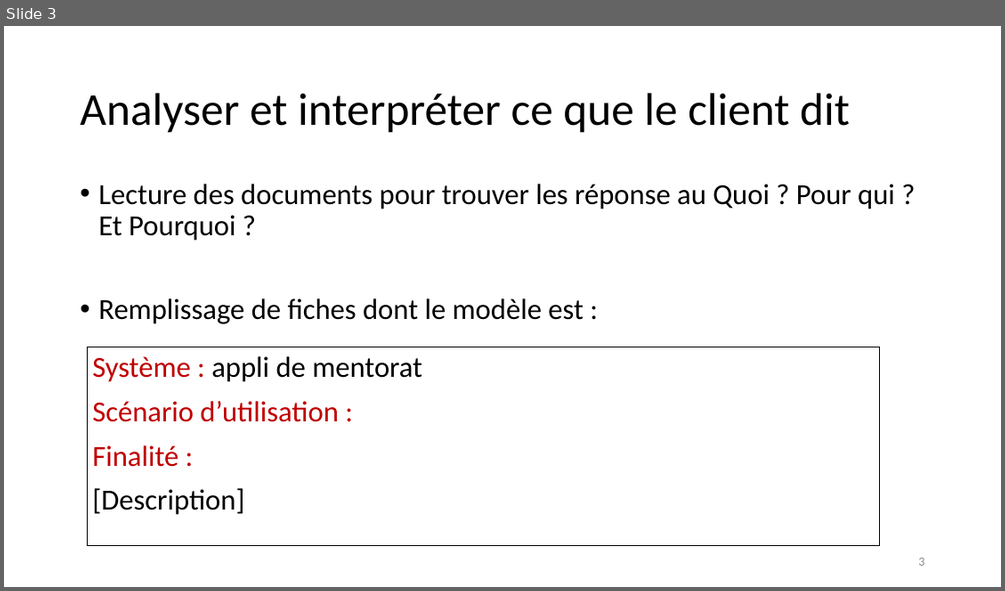
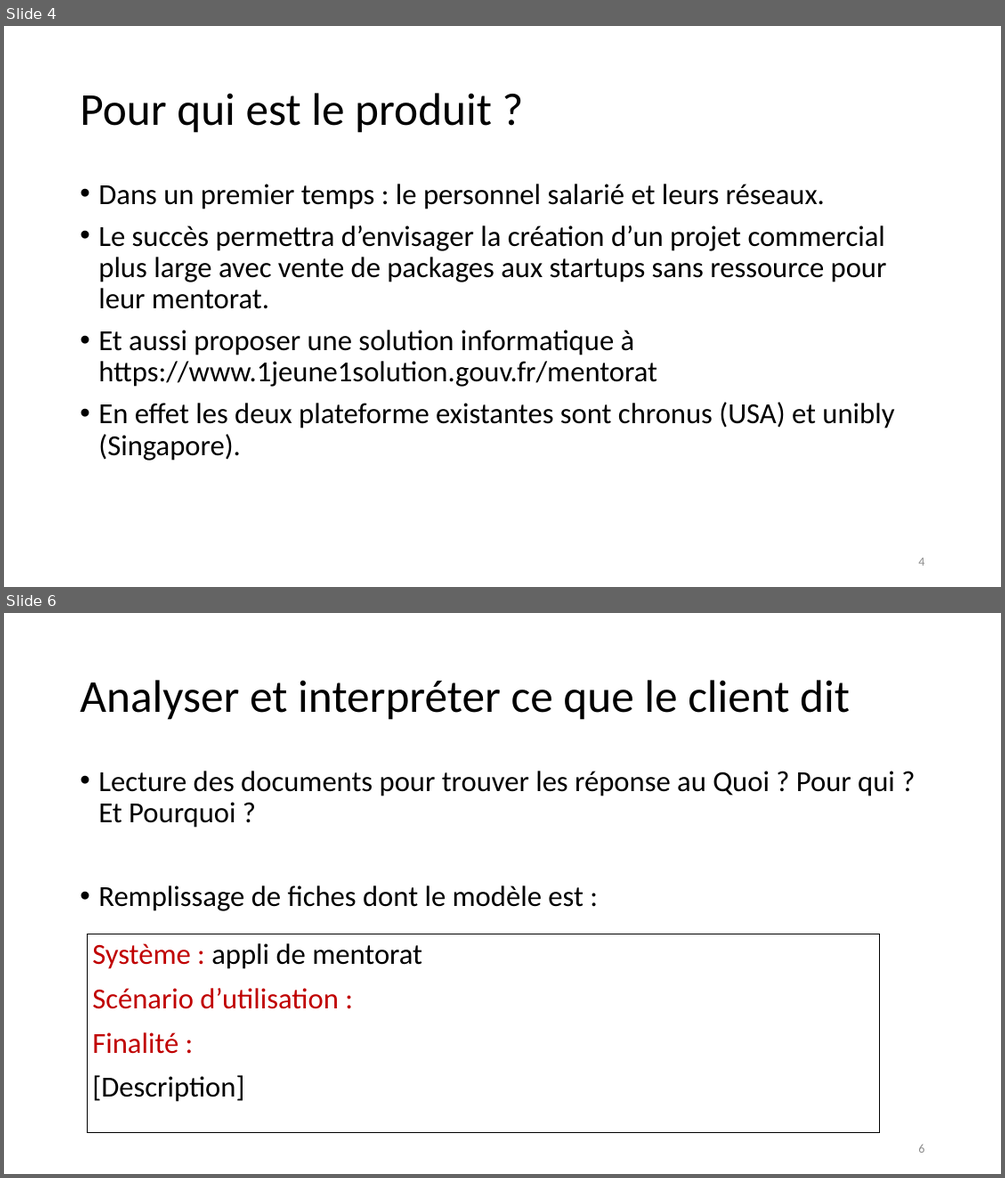
Before and after one commit to emmo78/Project_ConceptionOfMentorApp, a slide deck: Presentation_olivier_MOREL.pptx. Shown one above the other, each under a label of ours: slide 3 before the commit, slides 4 and 6 after it; the slides between them are not shown. The pictures are 1005x591 and 1005x1178 pixels, drawn with LibreOffice and Linux fonts; fonts in the diff are those of the drawing. Boxes give left, top, right and bottom in pixels: in the first picture for what was removed or moved away, otherwise in the second. Text is boxed around its words. In the diff, an @@ line names an element or a change of style, - is before the commit and + after.

```diff
--- a/Presentation_olivier_MOREL.pptx
+++ b/Presentation_olivier_MOREL.pptx
@@ slide 4 added at <box>4,26,1001,587</box>, background #FFFFFF @@
@@ title added at <box>80,93,492,133</box>, 44 pt, text #000000 @@
+Pour qui est le produit ?
@@ text added at <box>98,184,894,460</box>, 28 pt, text #000000 @@
+• Dans un premier temps : le personnel salarié et leurs réseaux.
+• Le succès permettra d’envisager la création d’un projet commercial plus large avec vente de packages aux startups sans ressource pour leur mentorat.
+• Et aussi proposer une solution informatique à https://www.1jeune1solution.gouv.fr/mentorat
+• En effet les deux plateforme existantes sont chronus (USA) et unibly (Singapore).
@@ page number added at <box>918,557,924,565</box>, 12 pt, text #8C8C8C @@
+4
@@ what was slide 3 is now slide 6 @@
@@ page number at <box>918,1144,924,1152</box>: text changed @@
-3
+6
```
Also in this commit, not shown: 2 other slides added.
